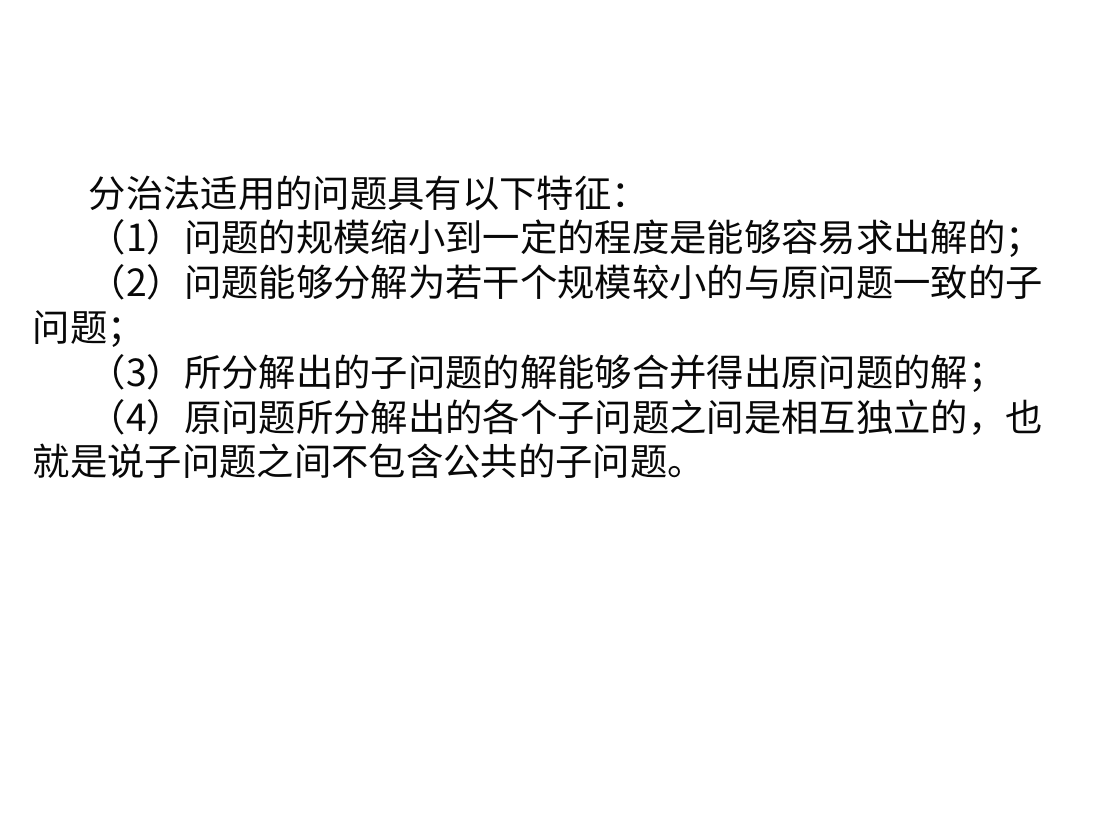
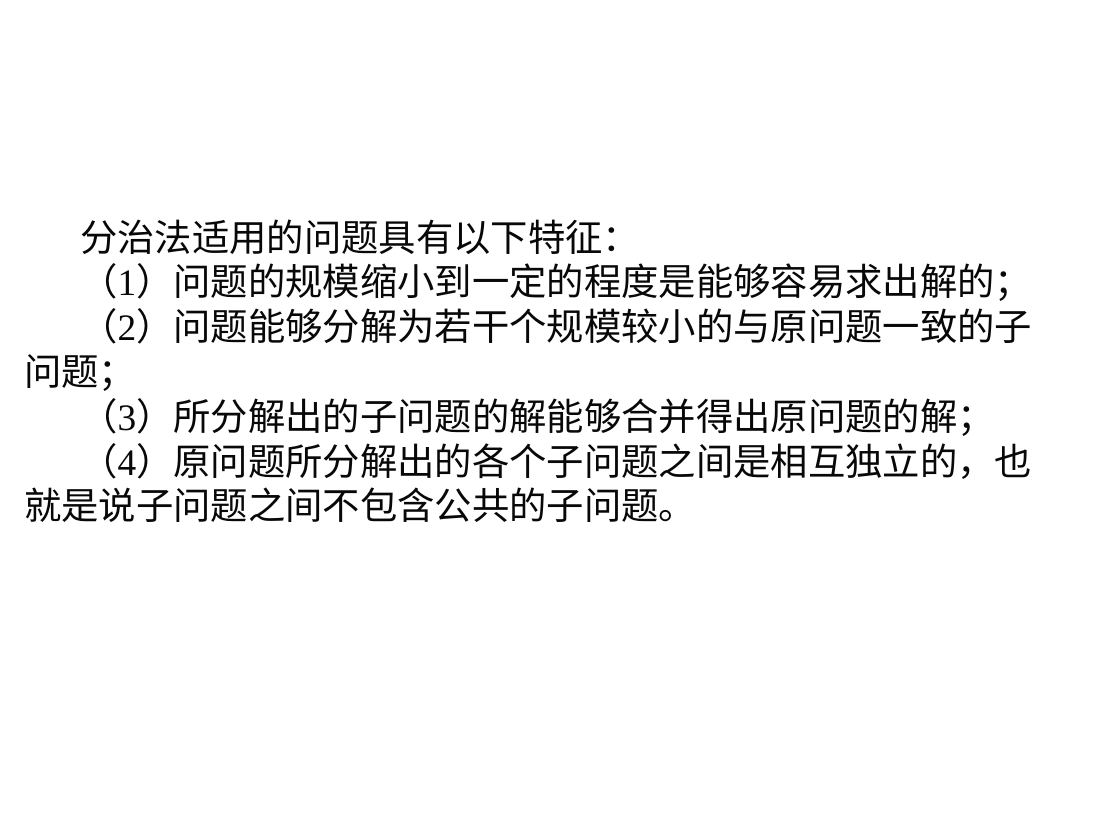
Before and after one commit to liutongling/DP, a slide deck: slide 34 of file/第3章 分治法计.pptx (slide 38 before the commit). Drawn at 1120x840 pixels with LibreOffice and Linux fonts; fonts in the diff are those of the drawing; background and template pictures are left out. Boxes give left, top, right and bottom in pixels: in the first picture for what was removed or moved away, otherwise in the second. Text is boxed around its words. In the diff, an @@ line names an element or a change of style, - is before the commit and + after.

```diff
--- a/file/第3章 分治法计.pptx
+++ b/file/第3章 分治法计.pptx
@@ text "分治法适用的问题具有以下特征：" moved from (x1=33, y1=175, x2=1043, y2=478) to (x1=24, y1=219, x2=1032, y2=522) @@
@@ text "分治法适用的问题具有以下特征：" at (x1=24, y1=219, x2=1032, y2=522): font Noto Sans CJK SC to Times New Roman @@
```
Also in this commit, not shown: 14 other slides changed, 15 slides added, 8 slides removed, 2 other files.
